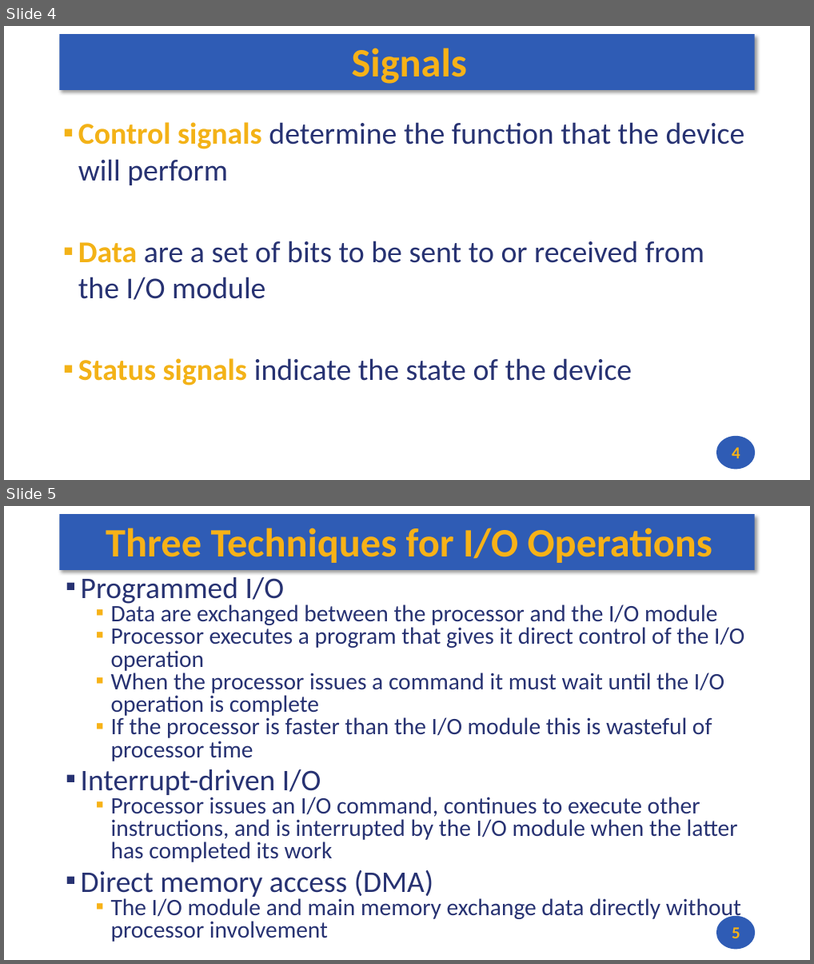
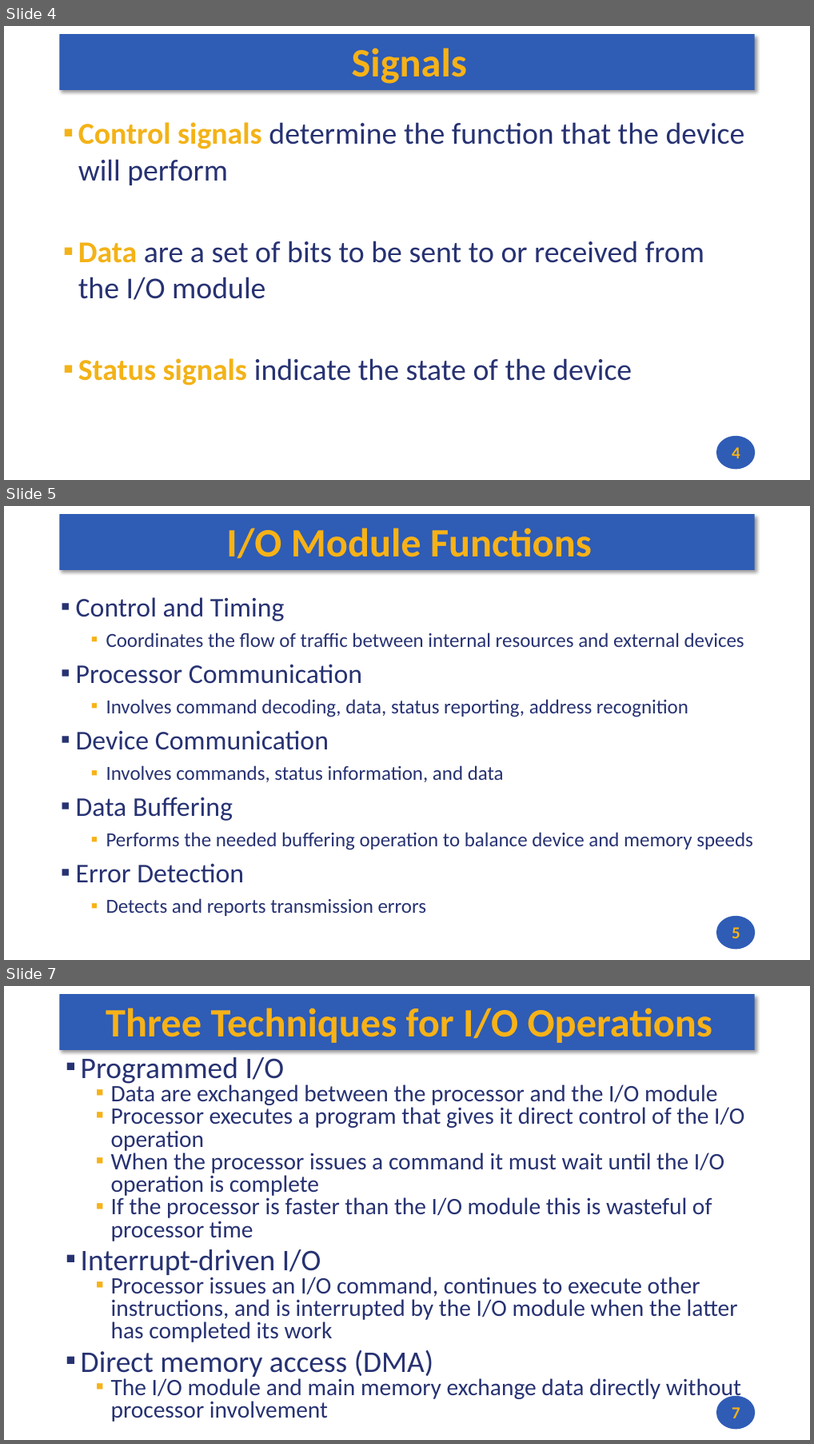
Before and after one commit to andrewt0301/hse-acos-course, a slide deck: docs/part1ca/12_MMIO/CA_Lecture_12.pptx. Shown one above the other, each under a label of ours: slides 4 and 5 before the commit, slides 4, 5 and 7 after it; the slides between them are not shown. The pictures are 814x964 and 814x1444 pixels, drawn with LibreOffice and Linux fonts; fonts in the diff are those of the drawing. Boxes give left, top, right and bottom in pixels: in the first picture for what was removed or moved away, otherwise in the second. Text is boxed around its words. In the diff, an @@ line names an element or a change of style, - is before the commit and + after.

```diff
--- a/docs/part1ca/12_MMIO/CA_Lecture_12.pptx
+++ b/docs/part1ca/12_MMIO/CA_Lecture_12.pptx
@@ slide 5 added at (4, 506, 810, 960), background #FFFFFF; not listed: 2 template elements that a slide beside it also shows @@
@@ title added at (226, 528, 592, 559), 48 pt, text #F7B217, bold @@
+I/O Module Functions
@@ text added at (76, 597, 754, 916), 23.8 pt, text #273272 @@
+▪ Control and Timing
+  ▪ Coordinates the flow of traffic between internal resources and external devices
+▪ Processor Communication
+  ▪ Involves command decoding, data, status reporting, address recognition
+▪ Device Communication
+  ▪ Involves commands, status information, and data
+▪ Data Buffering
+  ▪ Performs the needed buffering operation to balance device and memory speeds
+▪ Error Detection
+  ▪ Detects and reports transmission errors
@@ page number added at (732, 927, 741, 938), 20 pt, text #F7B217, bold @@
+5
@@ what was slide 5 is now slide 7 @@
@@ page number at (732, 1407, 741, 1418): text changed @@
-5
+7
```
Also in this commit, not shown: 1 slide changed, 3 other slides added, 1 other file.
